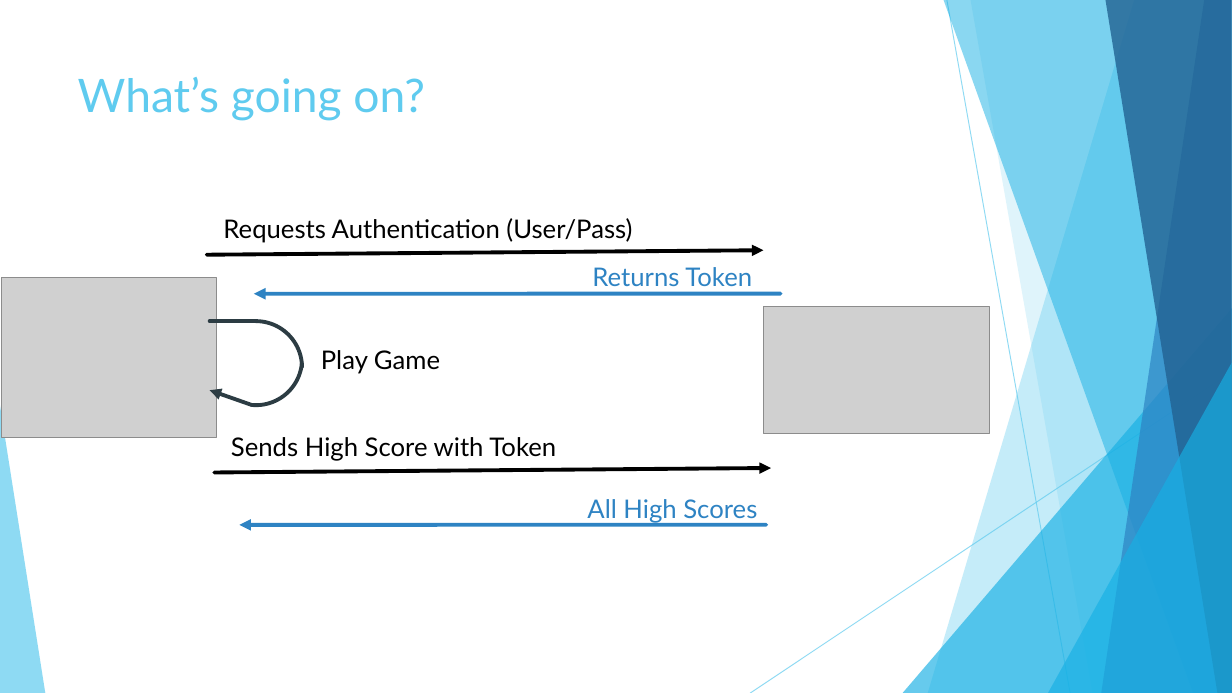
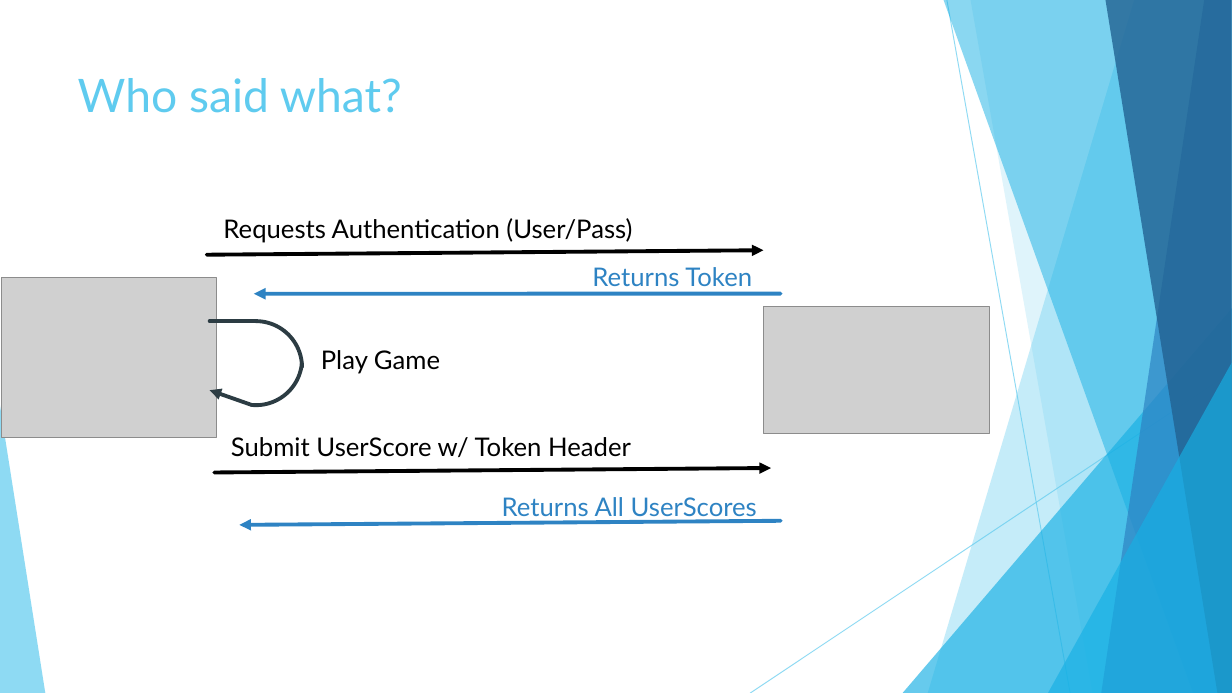
Before and after one commit to andrewboudreau/Leaderboard, a slide deck: slide 4 of Unity 3D and Azure.pptx. Drawn at 1232x693 pixels with LibreOffice and Linux fonts; fonts in the diff are those of the drawing; grey boxes stand for pictures. Boxes give left, top, right and bottom in pixels: in the first picture for what was removed or moved away, otherwise in the second. Text is boxed around its words. In the diff, an @@ line names an element or a change of style, - is before the commit and + after.

Commit message:
updated ppt

```diff
--- a/Unity 3D and Azure.pptx
+++ b/Unity 3D and Azure.pptx
@@ title at [78,78,402,113]: text changed @@
-What’s going on?
+Who said what?
@@ text at [231,437,631,457]: text changed @@
-  Sends High Score with Token
+  Submit UserScore w/ Token Header
@@ text at [502,497,757,521]: text changed @@
-All High Scores
+Returns All UserScores
@@ arrow moved from (766, 525) - (239, 525) to (781, 521) - (239, 525) @@
```
Also in this commit, not shown: 4 other slides changed, 2 slides added, 1 slide removed.
